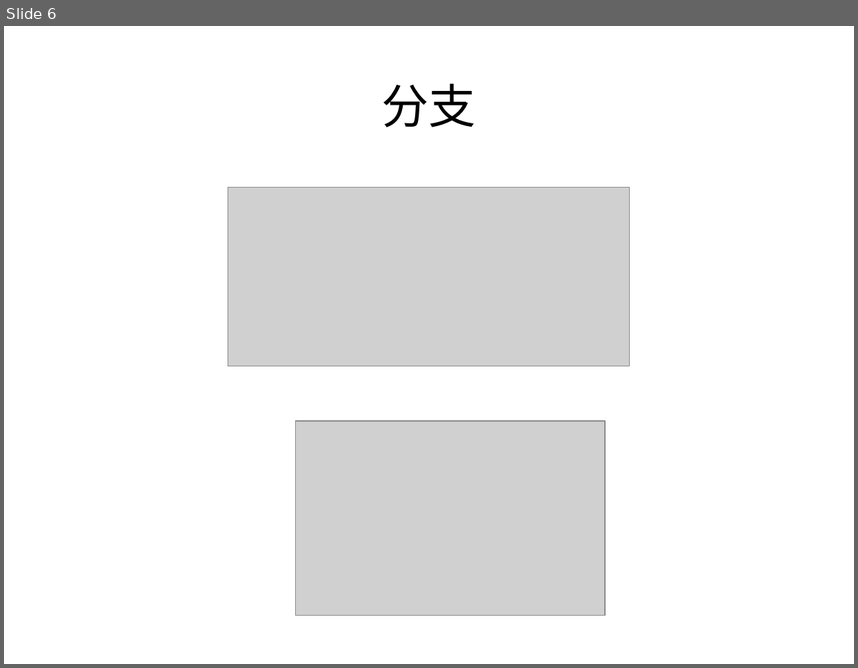
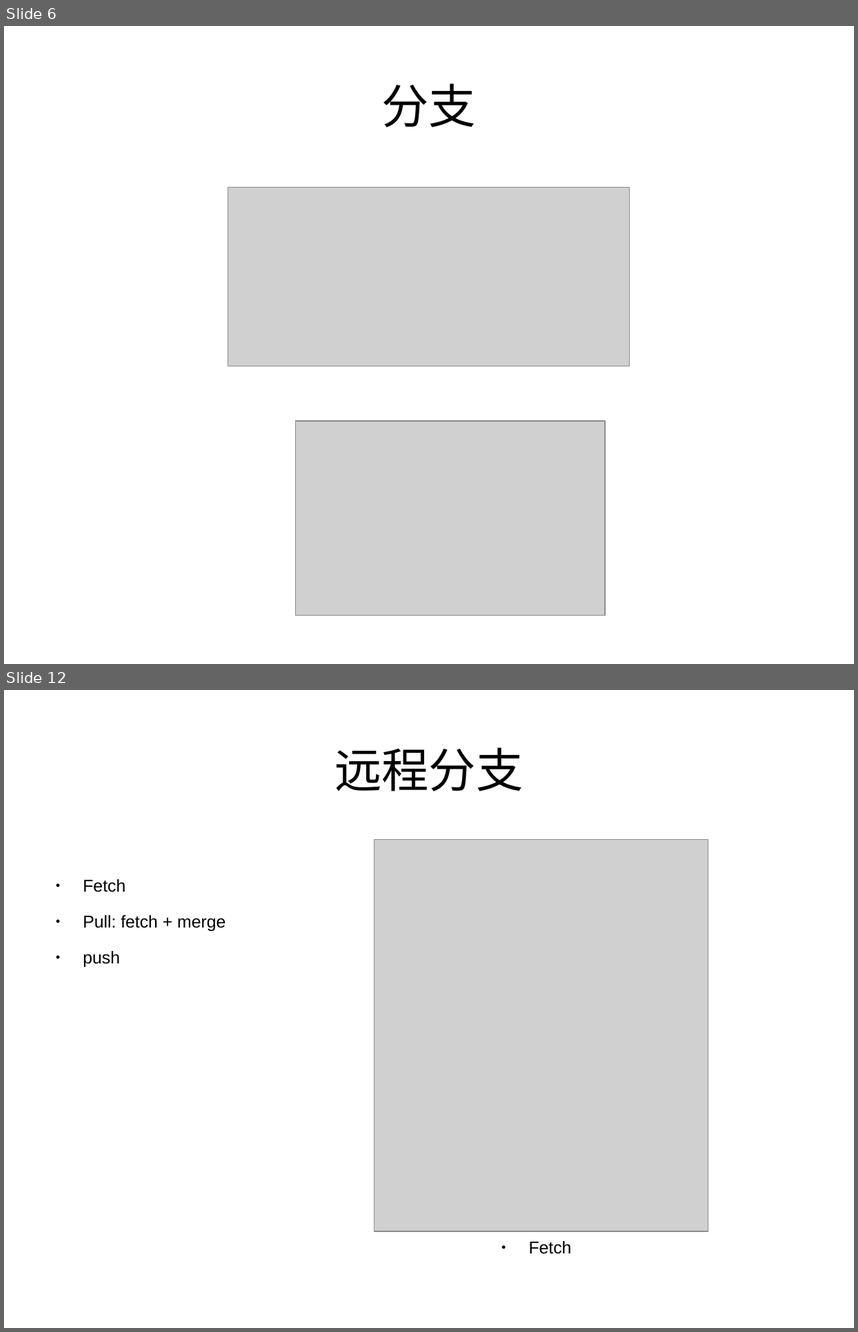
Before and after one commit to qintong91/RockerFmAndroid, a slide deck: git.odp. Shown one above the other, each under a label of ours: slide 6 before the commit, slides 6 and 12 after it; the slides between them are not shown. The pictures are 858x668 and 858x1332 pixels, drawn with LibreOffice and Linux fonts; fonts in the diff are those of the drawing; grey boxes stand for pictures. Boxes give left, top, right and bottom in pixels: in the first picture for what was removed or moved away, otherwise in the second. Text is boxed around its words. In the diff, an @@ line names an element or a change of style, - is before the commit and + after.

```diff
--- a/git.odp
+++ b/git.odp
@@ slide 12 added at box(4, 690, 854, 1328), background #FFFFFF @@
@@ title added at box(335, 747, 523, 791), 44 pt, text #000000 @@
+远程分支
@@ picture added at box(375, 839, 708, 1231) @@
@@ text added at box(83, 879, 225, 967), 16 pt, text #000000 @@
+● Fetch
+● Pull: fetch + merge
+● push
@@ text added at box(529, 1241, 572, 1254), 16 pt, text #000000 @@
+● Fetch
```
Also in this commit, not shown: 7 slides changed, 8 other slides added, 3 slides removed, 5 other files.
